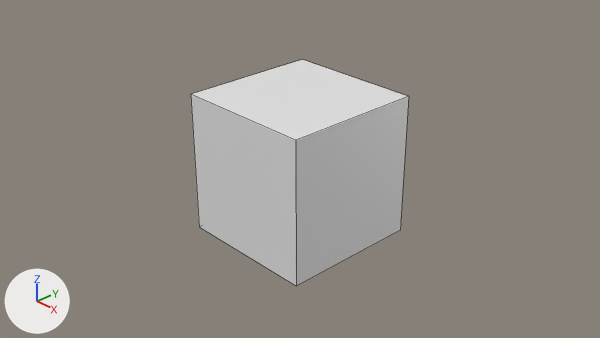
The Blender file couch.blend, before and after one commit.
The view is the same before and after, from the file's camera 'Camera'. The lights are fixed; the arrows at lower left show +X, +Y and +Z. Mesh edges are drawn as thin lines.

Script lines for the objects in view, before the commit:
```python
me_cube = bpy.data.meshes.new('Cube')
me_cube.from_pydata(...)  # a box spanning x -1.0..1.0, y -1.0..1.0, z -1.0..1.0
me_cube.materials.append(mat_material)  # white #e7e7e7
ob_cube = bpy.data.objects.new('Cube', me_cube)
ob_cube.location = (0.0, 0.0, 0.0)
```
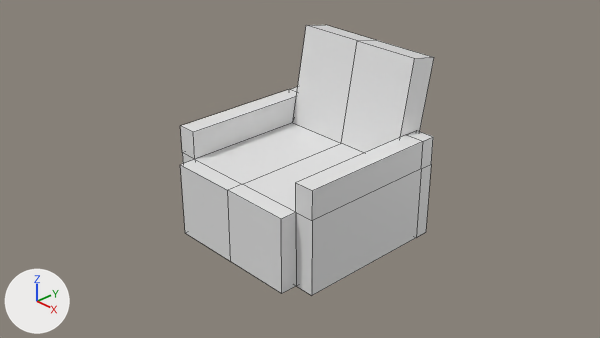
Commit message: Update couch.blend
basic blockout of the couch (no cloth yet)

Boxes [x1, y1, x2, y2] around the edits, measured in the pictures (600 x 338 px):
```json
{"object": "Cube", "change": "reshaped, modifiers changed", "before": [191, 60, 409, 286], "after": [181, 25, 434, 295], "on screen": "16% wider, 19% taller"}
```

The change, as JSON lines over the scene's bpy script:
```json
{"block": "me_cube", "where": "# used by ob_cube; location = (0.0, 0.0, 0.0)"}
{"op": "remove", "block": "me_cube", "code": "me_cube.from_pydata(...)  # 8 vertices, 6 faces; spans x -1.0..1.0, y -1.0..1.0, z -1.0..1.0"}
{"op": "add", "block": "me_cube", "code": "me_cube.from_pydata(...)  # 32 vertices, 29 faces; spans x 0.0..1.29, y -1.24..1.47, z -1.0..1.5"}
{"block": "me_cube", "change": "me_cube part 1"}
{"block": "me_cube", "change": "6 vertices are removed from x -1.0..1.0, y -1.0..1.0, z -1.0..1.0"}
{"block": "me_cube", "change": "6 faces are deleted"}
{"block": "me_cube", "change": "17 vertices are added at x 0.0..1.29, y -1.24..1.47, z -1.0..1.5"}
{"block": "me_cube", "change": "8 new vertices lie (1.0, 0.0, 0.0) away from vertices in x 0.0, y -1.24..1.47, z -1.0..1.5"}
{"block": "me_cube", "change": "5 new vertices lie (0.29, 0.0, 0.0) away from vertices in x 1.0, y -1.0..1.21, z -1.0..0.06"}
{"block": "me_cube", "change": "29 new faces join them"}
{"op": "add", "block": "ob_cube", "code": "_m = ob_cube.modifiers.new('Mirror', 'MIRROR')"}
```
